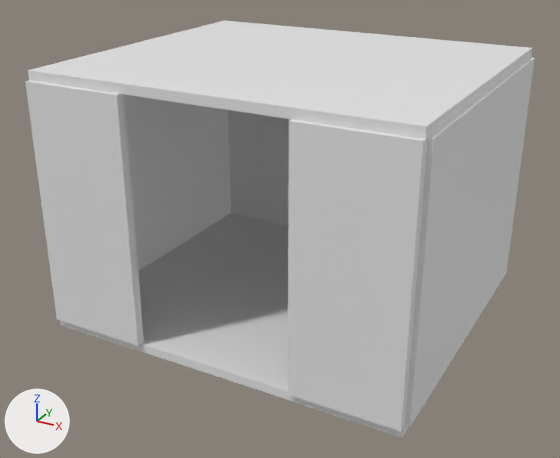
Renders of the Blender file Blender/CozyRoomLive/cozyroomlive.blend from each side of a commit.
Before and after are seen from a camera (50 mm lens) standing at (3.82, -7.31, 4.44) and looking at (-0.06, -0.26, 0.92). The axes (+X, +Y, +Z) are drawn at lower left. The lights are the same throughout. The first picture is the older version.

The older version as bpy lines, for what is in view:
```python
me_floor_mesh = bpy.data.meshes.new('Floor_Mesh')
me_floor_mesh.from_pydata(...)  # a box spanning x -1.0..1.0, y -1.0..1.0, z -1.0..1.0
me_wall_north_l_mesh = bpy.data.meshes.new('Wall_North_L_Mesh')
me_wall_north_l_mesh.from_pydata(...)  # a box spanning x -1.0..1.0, y -1.0..1.0, z -1.0..1.0
me_wall_north_r_mesh = bpy.data.meshes.new('Wall_North_R_Mesh')
me_wall_north_r_mesh.from_pydata(...)  # a box spanning x -1.0..1.0, y -1.0..1.0, z -1.0..1.0
ob_floor = bpy.data.objects.new('Floor', me_floor_mesh)
ob_floor.location = (0.0, 0.0, -0.05)
ob_floor.scale = (2.05, 1.8, 0.05)
ob_wall_north_l = bpy.data.objects.new('Wall_North_L', me_wall_north_l_mesh)
ob_wall_north_l.location = (-1.475, -1.8, 1.35)
ob_wall_north_l.scale = (0.575, 0.05, 1.35)
ob_wall_north_r = bpy.data.objects.new('Wall_North_R', me_wall_north_r_mesh)
ob_wall_north_r.location = (1.475, -1.8, 1.35)
ob_wall_north_r.scale = (0.575, 0.05, 1.35)
# also in view: 'Ceiling' at (0.0, 0.0, 2.75); 'Wall_South' at (0.0, 1.8, 1.35); 'Wall_East' at (2.05, 0.0, 1.35); 'Wall_West' at (-2.05, 0.0, 1.35)
```
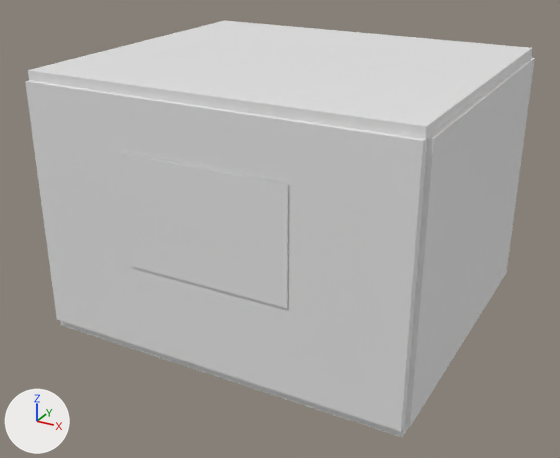
Pixel boxes (x1, y1, x2, y2) of what changed, in the pictures (560 x 458 px):
'DuskPane', added: after (121, 152, 288, 308)
'Wall_North_Bottom', added: after (131, 266, 288, 395)
'Wall_North_Top', added: after (117, 94, 291, 184)
'WindowFrame_Top', added (mostly hidden): after (133, 154, 289, 186)
'Floor', unchanged, covered by the edit: before (60, 213, 409, 437); after (60, 321, 409, 437)
'Wall_West', unchanged, covered by the edit: before (124, 95, 231, 271)
'Wall_South', unchanged, covered by the edit: before (228, 56, 532, 225)

The change, as a list of edits to the scene's bpy script:
```text
Add ob_duskpane:
    ob_duskpane = bpy.data.objects.new('DuskPane', me_wall_north_r_mesh.copy())  # the mesh of ob_wall_north_r
    ob_duskpane.location = (0.0, -1.86, 1.55)
    ob_duskpane.scale = (0.9, 0.005, 0.6)
Add ob_windowframe_top:
    ob_windowframe_top = bpy.data.objects.new('WindowFrame_Top', me_wall_north_r_mesh.copy())  # the mesh of ob_wall_north_r
    ob_windowframe_top.location = (0.0, -1.74, 2.125)
    ob_windowframe_top.scale = (0.9, 0.04, 0.025)
Add ob_wall_north_top:
    ob_wall_north_top = bpy.data.objects.new('Wall_North_Top', me_wall_north_r_mesh.copy())  # the mesh of ob_wall_north_r
    ob_wall_north_top.location = (0.0, -1.8, 2.425)
    ob_wall_north_top.scale = (0.9, 0.05, 0.275)
Add ob_wall_north_bottom:
    ob_wall_north_bottom = bpy.data.objects.new('Wall_North_Bottom', me_wall_north_r_mesh.copy())  # the mesh of ob_wall_north_r
    ob_wall_north_bottom.location = (0.0, -1.8, 0.475)
    ob_wall_north_bottom.scale = (0.9, 0.05, 0.475)
```
